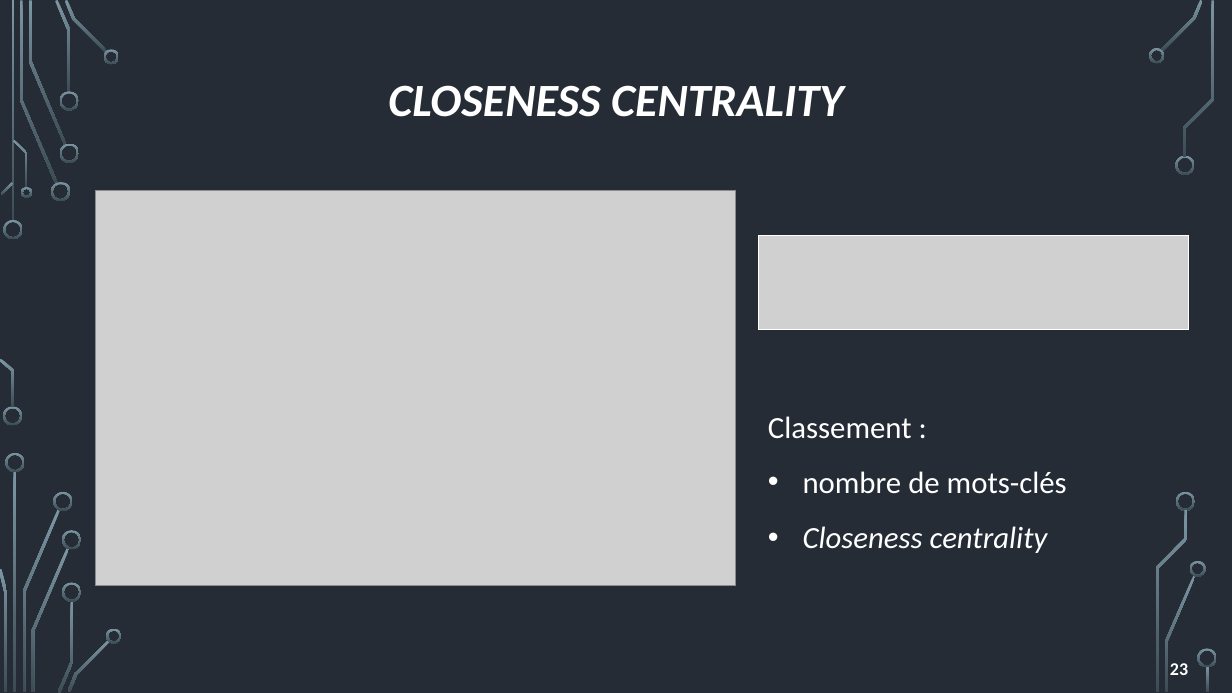
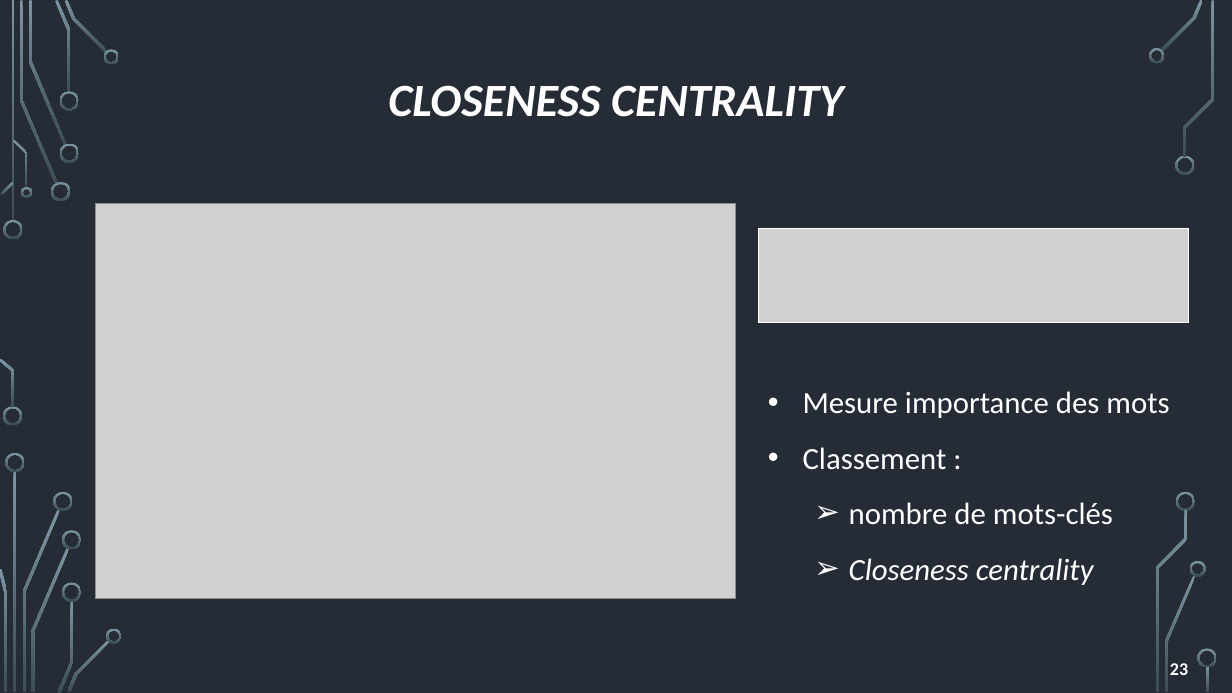
Before and after one commit to clement-gresh/M2-book-search, a slide deck: slide 23 of 01-documentation/05-booksearch-presentation.pptx. Drawn at 1232x693 pixels with LibreOffice and Linux fonts; fonts in the diff are those of the drawing; grey boxes stand for pictures; background and template pictures are left out. Boxes give left, top, right and bottom in pixels: in the first picture for what was removed or moved away, otherwise in the second. Text is boxed around its words. In the diff, an @@ line names an element or a change of style, - is before the commit and + after.

```diff
--- a/01-documentation/05-booksearch-presentation.pptx
+++ b/01-documentation/05-booksearch-presentation.pptx
@@ picture: place and size @@
-picture at (95,190,736,586)
+picture at (95,204,736,600)
@@ picture: place and size @@
-picture at (759,236,1189,329)
+picture at (759,228,1189,322)
@@ text "Mesure importance des mots": place and size @@
-text "Mesure importance des mots" at (768,416,1067,553)
+text "Mesure importance des mots" at (803,391,1169,585)
@@ text at (803,391,1169,418): paragraph added @@
+• Mesure importance des mots
@@ text at (803,447,1113,585): bullet none to •; bullet • to ➢; list level 1 to 2 in "nombre de mots-clés"; list level 1 to 2 in "Closeness centrality" @@
```
Also in this commit, not shown: 3 other slides changed, 1 other file.
